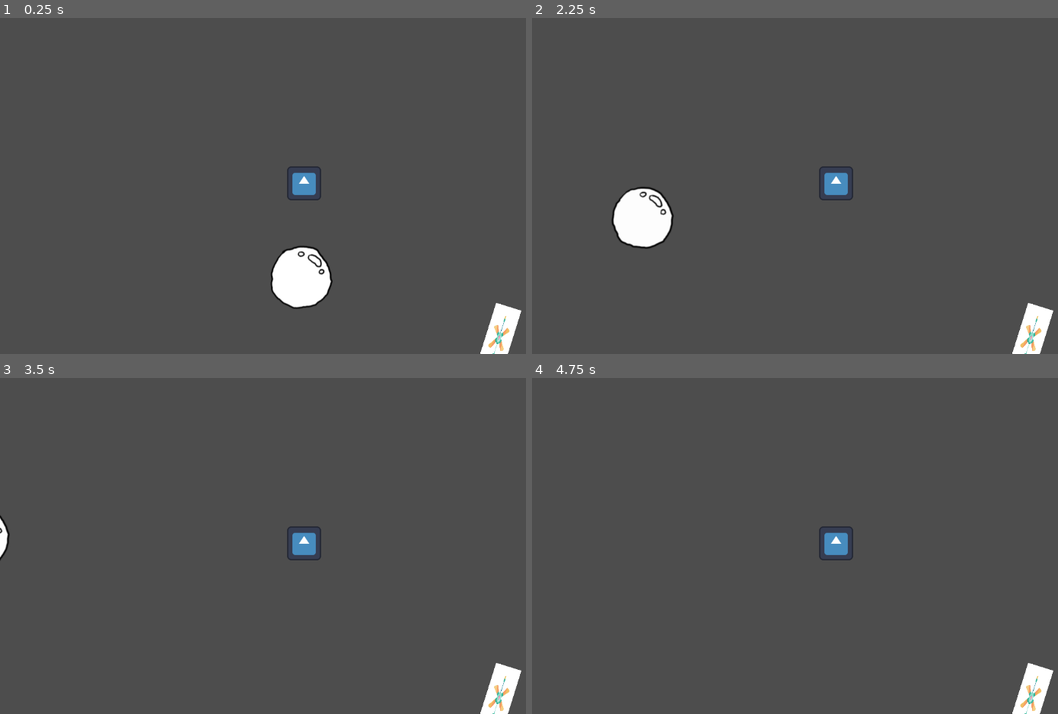
Above: before the commit, frames 1-4 (two rows, left to right).
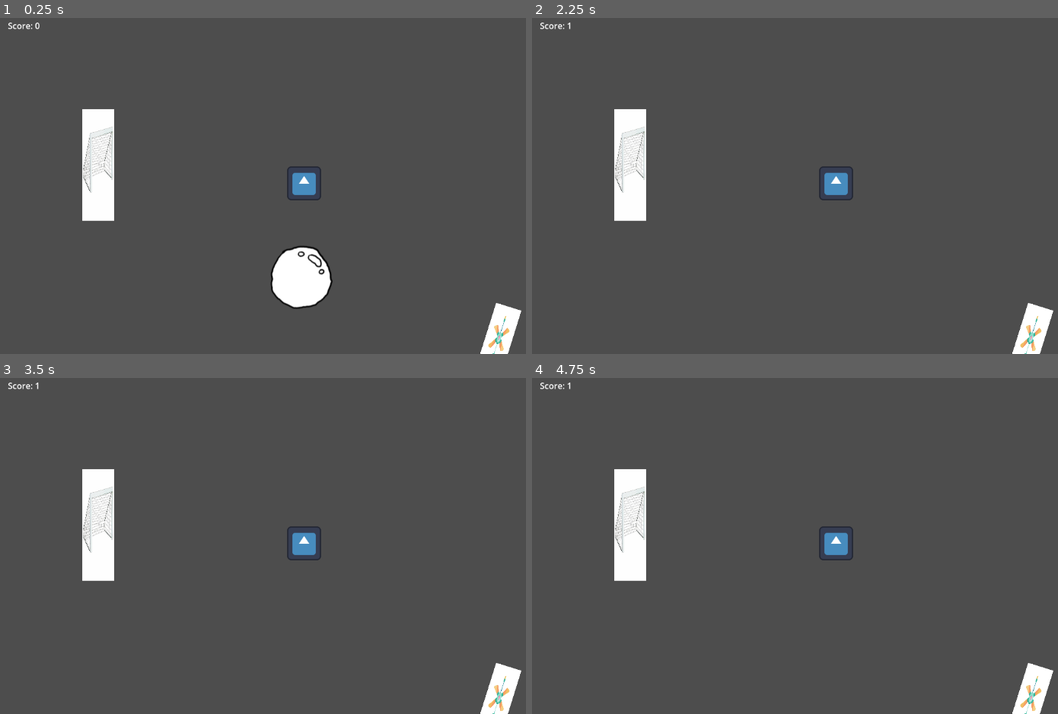
Above: after the commit, the same moments.

Repository: Calandir/ggj-2025
Game: Godot game, scene res://Scenes/example_scene.tscn
Two runs of this game, one before a commit and one after it. Both use one fixed random seed, a clock stepped at 60 frames per second and the inputs below. The engine's default icon, where the game draws it, is replaced by a stand-in: a white triangle on a blue panel in a dark square.
Inputs:
- Up to frame 1 (0.25 s): no input
- Up to frame 2 (2.25 s): no input
- Up to frame 3 (3.5 s): no input
- Up to frame 4 (4.75 s): tap Enter at 4.25 s

The runs differ from the first frame. In frame 1, 2.1% of the frame differs, in the area x 1-22%, y 1-61%; in frame 2, 2.8%, in the area x 1-27%, y 1-69%; in frame 3, 2.2%; in frame 4, 2.1%.

Commit message:
Added Goal Label

Diff:
--- a/Scenes/example_scene.tscn
+++ b/Scenes/example_scene.tscn
@@ -1,8 +1,10 @@
-[gd_scene load_steps=4 format=3 uid="uid://bi38mugybmfl0"]
+[gd_scene load_steps=6 format=3 uid="uid://bi38mugybmfl0"]
 
-[ext_resource type="PackedScene" uid="uid://dthq8fdiqs16e" path="res://Scenes/Bubble.tscn" id="1_b6d3v"]
-[ext_resource type="PackedScene" uid="uid://bww2ytek0n024" path="res://Scenes/Fan.tscn" id="2_acuum"]
-[ext_resource type="PackedScene" uid="uid://d2886r8qbijju" path="res://Scenes/player.tscn" id="4_t3qv7"]
+[ext_resource type="PackedScene" uid="uid://rotkws4oyuy5" path="res://Scenes/Bubble.tscn" id="1_b6d3v"]
+[ext_resource type="PackedScene" uid="uid://ctetupenyhqif" path="res://Scenes/Fan.tscn" id="2_acuum"]
+[ext_resource type="PackedScene" uid="uid://b2na6tf1un6wr" path="res://Scenes/Goal.tscn" id="3_m40s0"]
+[ext_resource type="Script" path="res://Scenes/label.gd" id="4_em4yn"]
+[ext_resource type="PackedScene" path="res://Scenes/player.tscn" id="4_t3qv7"]
 
 [node name="MainScene" type="Node2D"]
 
@@ -19,3 +21,15 @@
 
 [node name="Player 1" parent="." instance=ExtResource("4_t3qv7")]
 player_num = 1
+
+[node name="Goal" parent="." instance=ExtResource("3_m40s0")]
+position = Vector2(-392, -32)
+
+[node name="Label" type="Label" parent="Goal"]
+offset_left = -169.0
+offset_top = -279.0
+offset_right = 113.0
+offset_bottom = -256.0
+script = ExtResource("4_em4yn")
+
+[connection signal="goal_scored" from="Goal" to="Goal/Label" method="_on_goal_goal_scored"]
--- a/Scenes/label.gd
+++ b/Scenes/label.gd
@@ -14,12 +14,6 @@
 	pass
 
 
-
-
-
-# Reference to the Label node
-@onready var score_label = $Label
-
 # Function to update the score and update the UI text
 func update_score():
 	score += 1
Not shown: 1 places in Scenes/Bubble.tscn that only renumber resources
Not shown: 1 places in Scenes/Fan.tscn that only renumber resources
